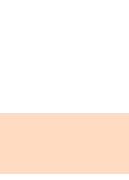
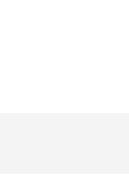
Layered file, before and after one edit (129 × 180). Changes by layer:
"Rectangle 1": opacity 35% → 10%, painted on it over [0, 113, 129, 174]
